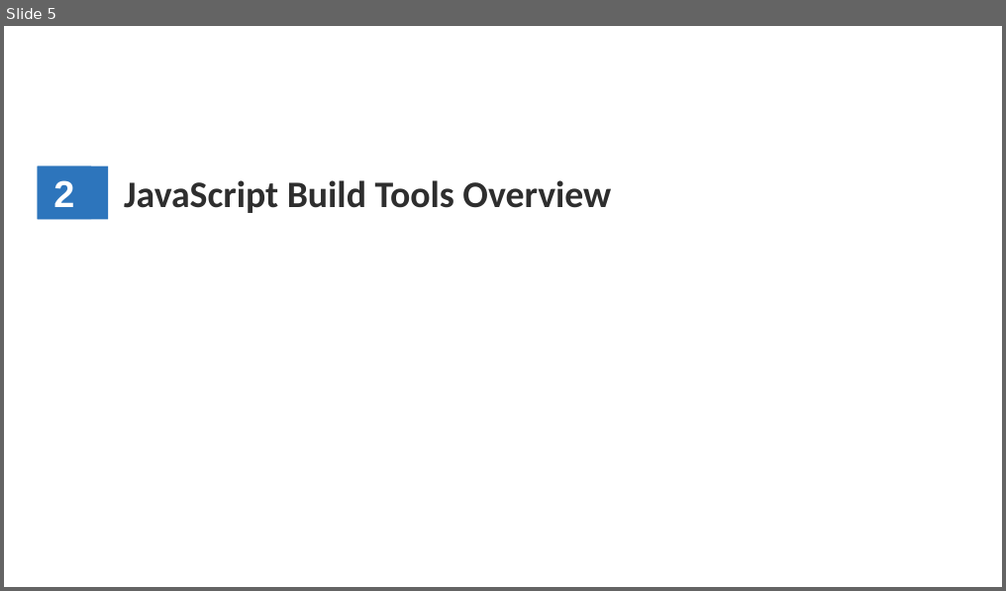
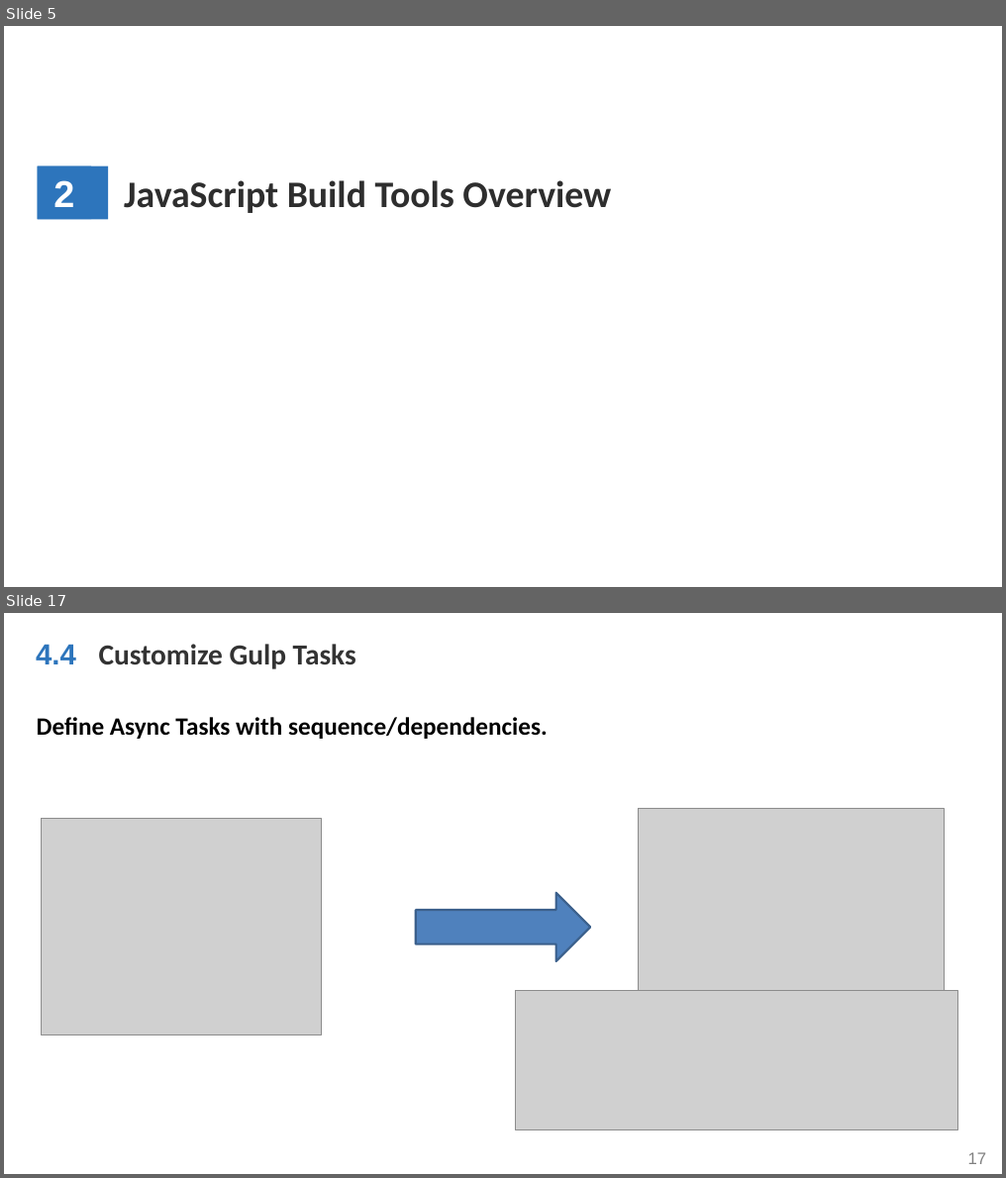
Before and after one commit to WenhaoXu/full-stack-web-course, a slide deck: engineering/2017/Gulp.pptx. Shown one above the other, each under a label of ours: slide 5 before the commit, slides 5 and 17 after it; the slides between them are not shown. The pictures are 1006x591 and 1006x1178 pixels, drawn with LibreOffice and Linux fonts; fonts in the diff are those of the drawing; grey boxes stand for pictures; background and template pictures are left out. Boxes give left, top, right and bottom in pixels: in the first picture for what was removed or moved away, otherwise in the second. Text is boxed around its words. In the diff, an @@ line names an element or a change of style, - is before the commit and + after.

Commit message:
[Engineering] update gulp ppt.

```diff
--- a/engineering/2017/Gulp.pptx
+++ b/engineering/2017/Gulp.pptx
@@ slide 17 added at (4, 613, 1002, 1174), background #FFFFFF; not listed: 1 template element that a slide beside it also shows @@
@@ text added at (36, 644, 76, 664), 28 pt, text #2D75BC, bold @@
+4.4
@@ text added at (99, 644, 356, 669), 28 pt, text #333333, bold @@
+Customize Gulp Tasks
@@ text added at (37, 717, 548, 739), 24 pt, text #000000, bold @@
+Define Async Tasks with sequence/dependencies.
@@ picture added at (42, 819, 322, 1036) @@
@@ picture added at (638, 808, 944, 1035) @@
@@ right arrow added at (416, 893, 590, 961), fill #4F81BD, outline #3A5F8C 2 pt @@
@@ picture added at (515, 990, 958, 1130) @@
```
Also in this commit, not shown: 2 slides changed, 14 other slides added, 4 slides removed.
